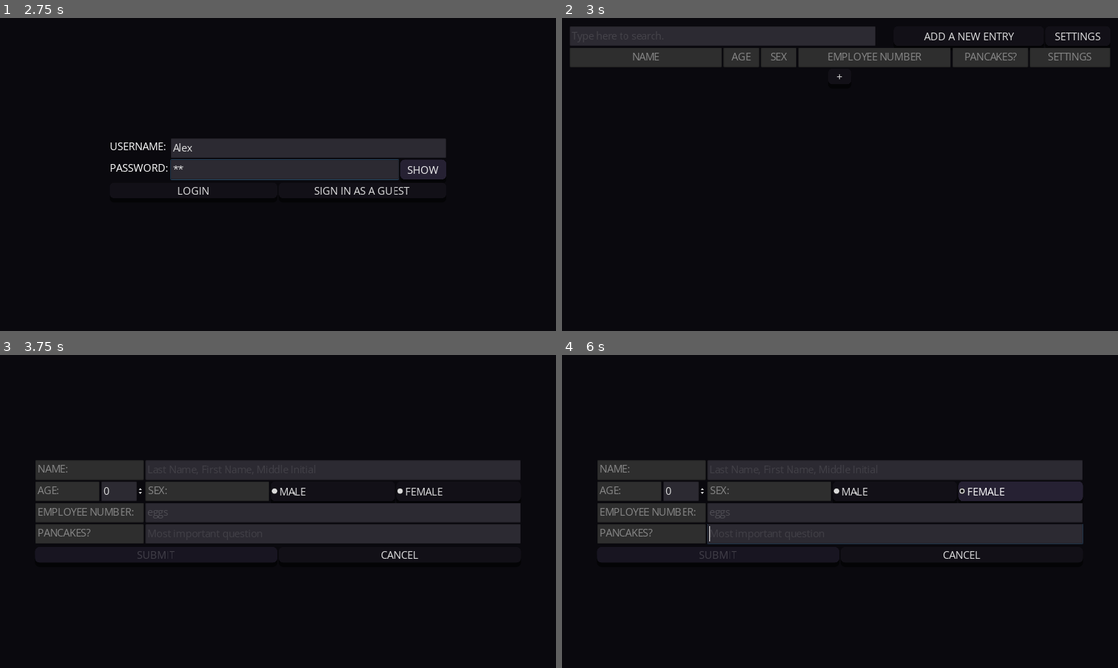
Above: before the commit, frames 1-4 (two rows, left to right).
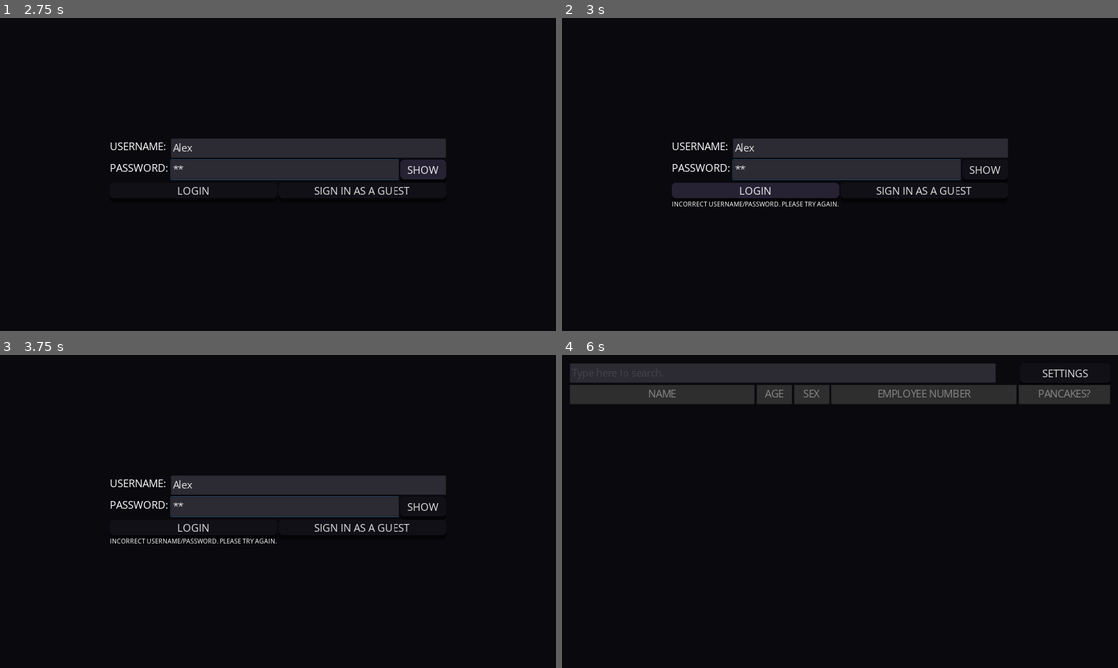
Above: after the commit, the same moments.

Repository: JerswinMendiola/mms149project
Game: Godot game, scene res://Main.tscn
The game is run twice, just before and just after one commit, with the same random seed, the same clock (stepped at 60 frames per second) and the same inputs.
Inputs (mouse positions are in pixels of both pictures, inside the frame that each line leads up to):
- Up to frame 1 (2.75 s): click (305, 149) at 0.52 s; type "Alex" at 0.6 s; click (283, 168) at 0.75 s; type "12" at 0.83 s; click "SHOW" at 1.25 s; click "HIDE" at 2 s
- Up to frame 2 (3 s): click "LOGIN" at 2.75 s
- Up to frame 3 (3.75 s): click (405, 373) at 3.5 s, where only the run before the commit has a clickable "ADD A NEW ENTRY"
- Up to frame 4 (6 s): click (895, 492) at 4.25 s, where only the run before the commit has a clickable "MALE"; click (1017, 492) at 5 s, where only the run before the commit has a clickable "FEMALE"; click (923, 527) at 5.75 s, where only the run after the commit has a clickable "SIGN IN AS A GUEST"

Frame 1 is identical in both runs. In frame 2, 17% of the frame differs, in the area x 1-99%, y 2-61%; in frame 3, 17%; in frame 4, 31%, in the area x 1-99%, y 2-66%.

Commit message:
Implemented Change Username/Password

Diff:
--- a/Godot Project Files/Login/Login.gd
+++ b/Godot Project Files/Login/Login.gd
@@ -1,22 +1,80 @@
 extends Button
 
+var saveFile = "user://data.save"
 var username
 var password
 
+var savedList = {}
+var accounts = {}
+var defaultAccounts = {
+	"admin": "password"
+}
+
+
+func _ready() -> void:
+	var file = File.new()
+	if file.file_exists(saveFile):
+		file.open(saveFile, File.READ)
+		savedList = file.get_var(true)
+		file.close()
+
 func _process(delta: float) -> void:
-	username = get_parent().get_parent().get_node("username/usernameField").text
-	password = get_parent().get_parent().get_node("password/passwordField").text
-	if username and password != "":
-		disabled = false
-		if Input.is_key_pressed(KEY_ENTER):
-			verify()
-	else:
-		disabled = true
+	if get_tree().current_scene.get_node("Login").visible == true:
+		username = get_parent().get_parent().get_node("username/usernameField").text
+		password = get_parent().get_parent().get_node("password/passwordField").text
+		if username and password != "":
+			disabled = false
+			if Input.is_key_pressed(KEY_ENTER):
+				verify()
+		else:
+			disabled = true
 
 func verify():
-	if not username == "admin" and not password == "password":
-		emit_signal("logged")
-		get_tree().current_scene.get_node("Login").visible = false
-		get_tree().current_scene.get_node("Main").visible = true
+	if savedList.size() != 0:
+		for savedUsername in savedList["accounts"].keys():
+			if savedUsername == username and savedList["accounts"][savedUsername] == password:
+				logIn()
+			else:
+				get_parent().get_parent().get_node("invalid").visible = true
 	else:
-		get_parent().get_node("invalid").visible = true
+		if username == "admin" and password == "password":
+			logIn()
+			var file = File.new()
+			file.open(saveFile, File.WRITE)
+			var newSave = {
+				"accounts": defaultAccounts,
+				"data":null
+			}
+			print(newSave)
+			savedList = newSave
+			file.store_var(newSave, true)
+			file.close()
+		else:
+			get_parent().get_parent().get_node("invalid").visible = true
+func logIn():
+	emit_signal("logged")
+	get_tree().current_scene.get_node("Login").visible = false
+	get_tree().current_scene.get_node("Main").visible = true
+
+
+func _on_Submit_changeUser(newUser) -> void:
+	savedList["accounts"][newUser] = savedList["accounts"][username]
+	savedList["accounts"].erase(username)
+	username = newUser
+	print(savedList)
+	var file = File.new()
+	if file.file_exists(saveFile):
+		file.open(saveFile, File.WRITE)
+		file.store_var(savedList, true)
+		file.close()
+
+func _on_Submit_changePass(newPass) -> void:
+	print(username)
+	savedList["accounts"][username] = newPass
+	password = newPass
+	print(savedList)
+	var file = File.new()
+	if file.file_exists(saveFile):
+		file.open(saveFile, File.WRITE)
+		file.store_var(savedList, true)
+		file.close()
--- a/Godot Project Files/Main.tscn
+++ b/Godot Project Files/Main.tscn
@@ -14,6 +14,11 @@
 [ext_resource path="res://Data/EditData.gd" type="Script" id=12]
 [ext_resource path="res://Login/Guest.gd" type="Script" id=13]
 [ext_resource path="res://Main/Search.gd" type="Script" id=14]
+[ext_resource path="res://Main/Settings.gd" type="Script" id=15]
+[ext_resource path="res://Main/Settings/Settings Background.gd" type="Script" id=16]
+[ext_resource path="res://Main/Settings/Hidechar.gd" type="Script" id=17]
+[ext_resource path="res://Main/Settings/ChangeUsername.gd" type="Script" id=18]
+[ext_resource path="res://Main/Settings/ChangePassword.gd" type="Script" id=19]
 
 [sub_resource type="DynamicFont" id=2]
 size = 15
@@ -21,10 +26,18 @@
 
 [sub_resource type="ButtonGroup" id=1]
 
+[sub_resource type="StyleBoxFlat" id=3]
+bg_color = Color( 0, 0, 0, 0.521569 )
+
+[sub_resource type="DynamicFont" id=4]
+size = 14
+font_data = ExtResource( 3 )
+
 [node name="Scene" type="Node2D"]
 script = ExtResource( 5 )
 
 [node name="Login" type="Control" parent="."]
+visible = false
 anchor_right = 1.0
 anchor_bottom = 1.0
 margin_right = 1280.0
@@ -163,7 +176,6 @@
 }
 
 [node name="Main" type="VBoxContainer" parent="."]
-visible = false
 margin_left = 18.0
 margin_top = 19.0
 margin_right = 1262.0
@@ -211,6 +223,7 @@
 size_flags_horizontal = 11
 size_flags_stretch_ratio = 0.43
 text = "SETTINGS"
+script = ExtResource( 15 )
 
 [node name="Categories" type="HBoxContainer" parent="Main"]
 margin_top = 48.0
@@ -354,7 +367,7 @@
 margin_bottom = 92.0
 
 [node name="AgeBox" type="LineEdit" parent="Data/Name/VBoxContainer/HBoxContainer"]
-margin_right = 172.0
+margin_right = 148.0
 margin_bottom = 44.0
 size_flags_horizontal = 3
 size_flags_stretch_ratio = 14.24
@@ -363,7 +376,7 @@
 editable = false
 
 [node name="Age Spin" type="SpinBox" parent="Data/Name/VBoxContainer/HBoxContainer"]
-margin_left = 176.0
+margin_left = 152.0
 margin_right = 250.0
 margin_bottom = 44.0
 size_flags_horizontal = 3
@@ -501,14 +514,301 @@
 [node name="SavingSystem" type="Node" parent="."]
 script = ExtResource( 10 )
 
+[node name="Settings" type="Node2D" parent="."]
+scale = Vector2( 0.5, 0.5 )
+
+[node name="Settings Background" type="Button" parent="Settings"]
+anchor_right = 1.0
+anchor_bottom = 1.0
+margin_right = 2560.0
+margin_bottom = 1440.0
+focus_mode = 0
+theme = ExtResource( 9 )
+custom_styles/hover = SubResource( 3 )
+custom_styles/pressed = SubResource( 3 )
+custom_styles/normal = SubResource( 3 )
+enabled_focus_mode = 0
+script = ExtResource( 16 )
+__meta__ = {
+"_edit_use_anchors_": false
+}
+
+[node name="Panel" type="Panel" parent="Settings/Settings Background"]
+anchor_right = 1.0
+anchor_bottom = 1.0
+margin_left = 974.0
+margin_top = 350.0
+margin_right = -974.0
+margin_bottom = -350.0
+__meta__ = {
+"_edit_use_anchors_": false
+}
+
+[node name="VBoxContainer" type="VBoxContainer" parent="Settings/Settings Background/Panel"]
+anchor_right = 1.0
+anchor_bottom = 1.0
+margin_left = 10.0
+margin_top = 10.0
+margin_right = -10.0
+margin_bottom = -10.0
+__meta__ = {
+"_edit_use_anchors_": false
+}
+
+[node name="RichTextLabel" type="RichTextLabel" parent="Settings/Settings Background/Panel/VBoxContainer"]
+margin_right = 592.0
+margin_bottom = 30.0
+size_flags_horizontal = 3
+size_flags_vertical = 3
+custom_fonts/normal_font = ExtResource( 1 )
+text = "SETTINGS"
+scroll_active = false
+__meta__ = {
+"_edit_use_anchors_": false
+}
+
+[node name="Change Username" type="VBoxContainer" parent="Settings/Settings Background/Panel/VBoxContainer"]
+margin_top = 34.0
+margin_right = 592.0
+margin_bottom = 356.0
+
+[node name="VBoxContainer2" type="VBoxContainer" parent="Settings/Settings Background/Panel/VBoxContainer/Change Username"]
+margin_right = 592.0
+margin_bottom = 92.0
+
+[node name="LineEdit" type="LineEdit" parent="Settings/Settings Background/Panel/VBoxContainer/Change Username/VBoxContainer2"]
+margin_right = 592.0
+margin_bottom = 44.0
+size_flags_horizontal = 3
+text = "ENTER OLD USERNAME:"
+editable = false
+
+[node name="old username field" type="LineEdit" parent="Settings/Settings Background/Panel/VBoxContainer/Change Username/VBoxContainer2"]
+margin_top = 48.0
+margin_right = 592.0
+margin_bottom = 92.0
+size_flags_horizontal = 3
+
+[node name="VBoxContainer3" type="VBoxContainer" parent="Settings/Settings Background/Panel/VBoxContainer/Change Username"]
+margin_top = 96.0
+margin_right = 592.0
+margin_bottom = 188.0
+
+[node name="LineEdit" type="LineEdit" parent="Settings/Settings Background/Panel/VBoxContainer/Change Username/VBoxContainer3"]
+margin_right = 592.0
+margin_bottom = 44.0
+size_flags_horizontal = 3
+text = "ENTER NEW USERNAME:"
+editable = false
+
+[node name="new username field" type="LineEdit" parent="Settings/Settings Background/Panel/VBoxContainer/Change Username/VBoxContainer3"]
+margin_top = 48.0
+margin_right = 592.0
+margin_bottom = 92.0
+size_flags_horizontal = 3
+
+[node name="VBoxContainer4" type="VBoxContainer" parent="Settings/Settings Background/Panel/VBoxContainer/Change Username"]
+margin_top = 192.0
+margin_right = 592.0
+margin_bottom = 284.0
+
+[node name="LineEdit" type="LineEdit" parent="Settings/Settings Background/Panel/VBoxContainer/Change Username/VBoxContainer4"]
+margin_right = 592.0
+margin_bottom = 44.0
+size_flags_horizontal = 3
+text = "CONFIRM NEW USERNAME:"
+editable = false
+
+[node name="confirm username field" type="LineEdit" parent="Settings/Settings Background/Panel/VBoxContainer/Change Username/VBoxContainer4"]
+margin_top = 48.0
+margin_right = 592.0
+margin_bottom = 92.0
+size_flags_horizontal = 3
+
+[node name="HBoxContainer" type="HBoxContainer" parent="Settings/Settings Background/Panel/VBoxContainer/Change Username"]
+margin_top = 288.0
+margin_right = 592.0
+margin_bottom = 322.0
+alignment = 2
+
+[node name="warning" type="RichTextLabel" parent="Settings/Settings Background/Panel/VBoxContainer/Change Username/HBoxContainer"]
+visible = false
+margin_right = 395.0
+margin_bottom = 34.0
+size_flags_horizontal = 3
+size_flags_vertical = 3
+custom_fonts/normal_font = SubResource( 4 )
+text = "INCORRECT INFORMATION, PLEASE TRY AGAIN."
+scroll_active = false
+__meta__ = {
+"_edit_use_anchors_": false
+}
+
+[node name="Submit" type="Button" parent="Settings/Settings Background/Panel/VBoxContainer/Change Username/HBoxContainer"]
+margin_left = 503.0
+margin_right = 592.0
+margin_bottom = 34.0
+text = "SUBMIT"
+script = ExtResource( 18 )
+
+[node name="Control" type="Control" parent="Settings/Settings Background/Panel/VBoxContainer"]
+margin_top = 360.0
+margin_right = 592.0
+margin_bottom = 390.0
+size_flags_vertical = 3
+
+[node name="Change Password" type="VBoxContainer" parent="Settings/Settings Background/Panel/VBoxContainer"]
+margin_top = 394.0
+margin_right = 592.0
+margin_bottom = 720.0
+
+[node name="VBoxContainer2" type="VBoxContainer" parent="Settings/Settings Background/Panel/VBoxContainer/Change Password"]
+margin_right = 592.0
+margin_bottom = 92.0
+
+[node name="LineEdit" type="LineEdit" parent="Settings/Settings Background/Panel/VBoxContainer/Change Password/VBoxContainer2"]
+margin_right = 592.0
+margin_bottom = 44.0
+size_flags_horizontal = 3
+text = "ENTER OLD PASSWORD:"
+editable = false
+
+[node name="HBoxContainer" type="HBoxContainer" parent="Settings/Settings Background/Panel/VBoxContainer/Change Password/VBoxContainer2"]
+margin_top = 48.0
+margin_right = 592.0
+margin_bottom = 92.0
+
+[node name="old password field" type="LineEdit" parent="Settings/Settings Background/Panel/VBoxContainer/Change Password/VBoxContainer2/HBoxContainer"]
+margin_right = 438.0
+margin_bottom = 44.0
+size_flags_horizontal = 3
+secret = true
+
+[node name="hide" type="Button" parent="Settings/Settings Background/Panel/VBoxContainer/Change Password/VBoxContainer2/HBoxContainer"]
+margin_left = 442.0
+margin_right = 592.0
+margin_bottom = 44.0
+size_flags_horizontal = 3
+size_flags_stretch_ratio = 0.34
+toggle_mode = true
+text = "SHOW"
+script = ExtResource( 17 )
+
+[node name="VBoxContainer3" type="VBoxContainer" parent="Settings/Settings Background/Panel/VBoxContainer/Change Password"]
+margin_top = 96.0
+margin_right = 592.0
+margin_bottom = 188.0
+
+[node name="LineEdit" type="LineEdit" parent="Settings/Settings Background/Panel/VBoxContainer/Change Password/VBoxContainer3"]
+margin_right = 592.0
+margin_bottom = 44.0
+size_flags_horizontal = 3
+text = "ENTER NEW PASSWORD:"
+editable = false
+
+[node name="HBoxContainer" type="HBoxContainer" parent="Settings/Settings Background/Panel/VBoxContainer/Change Password/VBoxContainer3"]
+margin_top = 48.0
+margin_right = 592.0
+margin_bottom = 92.0
+
+[node name="new password field" type="LineEdit" parent="Settings/Settings Background/Panel/VBoxContainer/Change Password/VBoxContainer3/HBoxContainer"]
+margin_right = 438.0
+margin_bottom = 44.0
+size_flags_horizontal = 3
+secret = true
+
+[node name="hide" type="Button" parent="Settings/Settings Background/Panel/VBoxContainer/Change Password/VBoxContainer3/HBoxContainer"]
+margin_left = 442.0
+margin_right = 592.0
+margin_bottom = 44.0
+size_flags_horizontal = 3
+size_flags_stretch_ratio = 0.34
+toggle_mode = true
+text = "SHOW"
+script = ExtResource( 17 )
+
+[node name="VBoxContainer4" type="VBoxContainer" parent="Settings/Settings Background/Panel/VBoxContainer/Change Password"]
+margin_top = 192.0
+margin_right = 592.0
+margin_bottom = 284.0
+
+[node name="LineEdit" type="LineEdit" parent="Settings/Settings Background/Panel/VBoxContainer/Change Password/VBoxContainer4"]
+margin_right = 592.0
+margin_bottom = 44.0
+size_flags_horizontal = 3
+text = "CONFIRM NEW PASSWORD:"
+editable = false
+
+[node name="HBoxContainer" type="HBoxContainer" parent="Settings/Settings Background/Panel/VBoxContainer/Change Password/VBoxContainer4"]
+margin_top = 48.0
+margin_right = 592.0
+margin_bottom = 92.0
+
+[node name="confirm password field" type="LineEdit" parent="Settings/Settings Background/Panel/VBoxContainer/Change Password/VBoxContainer4/HBoxContainer"]
+margin_right = 438.0
+margin_bottom = 44.0
+size_flags_horizontal = 3
+secret = true
+
+[node name="hide" type="Button" parent="Settings/Settings Background/Panel/VBoxContainer/Change Password/VBoxContainer4/HBoxContainer"]
+margin_left = 442.0
+margin_right = 592.0
+margin_bottom = 44.0
+size_flags_horizontal = 3
+size_flags_stretch_ratio = 0.34
+toggle_mode = true
+text = "SHOW"
+script = ExtResource( 17 )
+
+[node name="Control" type="Control" parent="Settings/Settings Background/Panel/VBoxContainer/Change Password"]
+margin_top = 288.0
+margin_right = 592.0
+margin_bottom = 288.0
+size_flags_vertical = 3
+
+[node name="HBoxContainer" type="HBoxContainer" parent="Settings/Settings Background/Panel/VBoxContainer/Change Password"]
+margin_top = 292.0
+margin_right = 592.0
+margin_bottom = 326.0
+alignment = 2
+
+[node name="warning" type="RichTextLabel" parent="Settings/Settings Background/Panel/VBoxContainer/Change Password/HBoxContainer"]
+visible = false
+margin_right = 395.0
+margin_bottom = 34.0
+size_flags_horizontal = 3
+size_flags_vertical = 3
+custom_fonts/normal_font = SubResource( 4 )
+text = "INCORRECT INFORMATION, PLEASE TRY AGAIN."
+scroll_active = false
+__meta__ = {
+"_edit_use_anchors_": false
+}
+
+[node name="Submit" type="Button" parent="Settings/Settings Background/Panel/VBoxContainer/Change Password/HBoxContainer"]
+margin_left = 503.0
+margin_right = 592.0
+margin_bottom = 34.0
+text = "SUBMIT"
+script = ExtResource( 19 )
+
 [connection signal="pressed" from="Login/VBoxContainer/password/showhide" to="Login/VBoxContainer/password/showhide" method="_on_Button_pressed"]
 [connection signal="pressed" from="Login/VBoxContainer/HBoxContainer/login" to="Login/VBoxContainer/HBoxContainer/login" method="verify"]
 [connection signal="pressed" from="Login/VBoxContainer/HBoxContainer/GUEST" to="Login/VBoxContainer/HBoxContainer/GUEST" method="guestSign"]
 [connection signal="pressed" from="Main/HBoxContainer2/Add" to="Main/HBoxContainer2/Add" method="entry"]
+[connection signal="pressed" from="Main/HBoxContainer2/Settings" to="Main/HBoxContainer2/Settings" method="openSettings"]
 [connection signal="pressed" from="Main/ScrollContainer/List/Add" to="Main/ScrollContainer/List/Add" method="entry"]
 [connection signal="pressed" from="Data/HBoxContainer/Submit Entry" to="Data/HBoxContainer/Submit Entry" method="submit"]
 [connection signal="save" from="Data/HBoxContainer/Submit Entry" to="SavingSystem" method="save"]
 [connection signal="pressed" from="Data/HBoxContainer/Cancel Entry" to="Data/HBoxContainer/Cancel Entry" method="cancel"]
 [connection signal="pressed" from="Confirm Window/VBoxContainer/HBoxContainer3/Yes" to="SavingSystem" method="save"]
+[connection signal="pressed" from="Settings/Settings Background" to="Settings/Settings Background" method="hideSettings"]
+[connection signal="changeUser" from="Settings/Settings Background/Panel/VBoxContainer/Change Username/HBoxContainer/Submit" to="Login/VBoxContainer/HBoxContainer/login" method="_on_Submit_changeUser"]
+[connection signal="pressed" from="Settings/Settings Background/Panel/VBoxContainer/Change Username/HBoxContainer/Submit" to="Settings/Settings Background/Panel/VBoxContainer/Change Username/HBoxContainer/Submit" method="changeUsername"]
+[connection signal="pressed" from="Settings/Settings Background/Panel/VBoxContainer/Change Password/VBoxContainer2/HBoxContainer/hide" to="Settings/Settings Background/Panel/VBoxContainer/Change Password/VBoxContainer2/HBoxContainer/hide" method="_on_hide_pressed"]
+[connection signal="pressed" from="Settings/Settings Background/Panel/VBoxContainer/Change Password/VBoxContainer3/HBoxContainer/hide" to="Settings/Settings Background/Panel/VBoxContainer/Change Password/VBoxContainer3/HBoxContainer/hide" method="_on_hide_pressed"]
+[connection signal="pressed" from="Settings/Settings Background/Panel/VBoxContainer/Change Password/VBoxContainer4/HBoxContainer/hide" to="Settings/Settings Background/Panel/VBoxContainer/Change Password/VBoxContainer4/HBoxContainer/hide" method="_on_hide_pressed"]
+[connection signal="changePass" from="Settings/Settings Background/Panel/VBoxContainer/Change Password/HBoxContainer/Submit" to="Login/VBoxContainer/HBoxContainer/login" method="_on_Submit_changePass"]
+[connection signal="pressed" from="Settings/Settings Background/Panel/VBoxContainer/Change Password/HBoxContainer/Submit" to="Settings/Settings Background/Panel/VBoxContainer/Change Password/HBoxContainer/Submit" method="changePassword"]
 
 [editable path="Confirm Window"]
--- /dev/null
+++ b/Godot Project Files/Main/Settings.gd
@@ -0,0 +1,4 @@
+extends Button
+
+func openSettings() -> void:
+	get_tree().current_scene.get_node("Settings").visible = true
--- /dev/null
+++ b/Godot Project Files/Main/Settings/ChangePassword.gd
@@ -0,0 +1,23 @@
+extends Button
+
+signal changePass
+
+func _process(delta: float) -> void:
+	if get_tree().current_scene.get_node("Settings/Settings Background/Panel/VBoxContainer/Change Password/VBoxContainer2/HBoxContainer/old password field").text != ""\
+	and get_tree().current_scene.get_node("Settings/Settings Background/Panel/VBoxContainer/Change Password/VBoxContainer3/HBoxContainer/new password field").text != ""\
+	and get_tree().current_scene.get_node("Settings/Settings Background/Panel/VBoxContainer/Change Password/VBoxContainer4/HBoxContainer/confirm password field").text != "":
+		disabled = false
+	else:
+		disabled = true
+
+func changePassword() -> void:
+	var loggedPass = get_tree().current_scene.get_node("Login/VBoxContainer/HBoxContainer/login").password
+	if get_tree().current_scene.get_node("Settings/Settings Background/Panel/VBoxContainer/Change Password/VBoxContainer2/HBoxContainer/old password field").text == loggedPass\
+	and get_tree().current_scene.get_node("Settings/Settings Background/Panel/VBoxContainer/Change Password/VBoxContainer3/HBoxContainer/new password field").text == get_tree().current_scene.get_node("Settings/Settings Background/Panel/VBoxContainer/Change Password/VBoxContainer4/HBoxContainer/confirm password field").text:
+		var newpassword = get_parent().get_parent().get_node("VBoxContainer4/HBoxContainer/confirm password field").text
+		emit_signal("changePass",newpassword)
+		get_tree().current_scene.get_node("Settings/Settings Background/Panel/VBoxContainer/Change Password/VBoxContainer2/HBoxContainer/old password field").text = ""
+		get_tree().current_scene.get_node("Settings/Settings Background/Panel/VBoxContainer/Change Password/VBoxContainer3/HBoxContainer/new password field").text = ""
+		get_tree().current_scene.get_node("Settings/Settings Background/Panel/VBoxContainer/Change Password/VBoxContainer4/HBoxContainer/confirm password field").text = ""
+	else:
+		get_parent().get_node("warning").visible = true
--- /dev/null
+++ b/Godot Project Files/Main/Settings/ChangeUsername.gd
@@ -0,0 +1,23 @@
+extends Button
+
+signal changeUser
+
+func _process(delta: float) -> void:
+	if get_parent().get_parent().get_node("VBoxContainer2/old username field").text != ""\
+	and get_parent().get_parent().get_node("VBoxContainer3/new username field").text != ""\
+	and get_parent().get_parent().get_node("VBoxContainer4/confirm username field").text != "":
+		disabled = false
+	else:
+		disabled = true
+
+func changeUsername() -> void:
+	var loggedUser = get_tree().current_scene.get_node("Login/VBoxContainer/HBoxContainer/login").username
+	if get_parent().get_parent().get_node("VBoxContainer2/old username field").text == loggedUser\
+	and get_parent().get_parent().get_node("VBoxContainer3/new username field").text == get_parent().get_parent().get_node("VBoxContainer4/confirm username field").text:
+		var newUsername = get_parent().get_parent().get_node("VBoxContainer4/confirm username field").text
+		emit_signal("changeUser",newUsername)
+		get_parent().get_parent().get_node("VBoxContainer2/old username field").text = ""
+		get_parent().get_parent().get_node("VBoxContainer3/new username field").text = ""
+		get_parent().get_parent().get_node("VBoxContainer4/confirm username field").text = ""
+	else:
+		get_parent().get_node("warning").visible = true
--- /dev/null
+++ b/Godot Project Files/Main/Settings/Hidechar.gd
@@ -0,0 +1,8 @@
+extends Button
+
+func _on_hide_pressed() -> void:
+	get_parent().get_child(0).secret = !pressed
+	if get_parent().get_child(0).secret:
+		text = "SHOW"
+	else:
+		text = "HIDE"
--- /dev/null
+++ b/Godot Project Files/Main/Settings/Settings Background.gd
@@ -0,0 +1,5 @@
+extends Button
+
+func hideSettings() -> void:
+	get_parent().visible = false
+	get_node("Panel/VBoxContainer/Change Username/HBoxContainer/warning").visible = false
--- a/Godot Project Files/SavingSystem.gd
+++ b/Godot Project Files/SavingSystem.gd
@@ -1,26 +1,33 @@
 extends Node
 
 var saveFile = "user://data.save"
+var accounts = {
+	"admin": "password"
+}
 
 func _ready() -> void:
 	var file = File.new()
 	if file.file_exists(saveFile):
 		file.open(saveFile, File.READ)
 		var savedList = file.get_var(true)
-		for i in savedList.values():
-			var listItem = load("res://Main/List Item.tscn").instance()
-			for x in i.size():
-				var item = listItem.get_child(x)
-				item.text = i[x]
+		if  savedList["data"] != null:
+			for i in savedList["data"].values():
+				var listItem = load("res://Main/List Item.tscn").instance()
+				for x in i.size():
+					var item = listItem.get_child(x)
+					item.text = i[x]
+				var list = get_parent().get_node("Main/ScrollContainer/List")
+				list.add_child(listItem)
 			var list = get_parent().get_node("Main/ScrollContainer/List")
-			list.add_child(listItem)
-		var list = get_parent().get_node("Main/ScrollContainer/List")
-		var button = get_parent().get_node("Main/ScrollContainer/List/Add")
-		list.move_child(button,list.get_child_count())
+			var button = get_parent().get_node("Main/ScrollContainer/List/Add")
+			list.move_child(button,list.get_child_count())
 		file.close()
 
 
 func save() -> void:
+	var file = File.new()
+	file.open(saveFile,File.READ_WRITE)
+	var currentDict = file.get_var(true)
 	var count := 1
 	var saveDict = {}
 	var info = []
@@ -33,8 +40,10 @@
 		if i is HBoxContainer:
 			saveDict[str(count)] = info
 			count += 1
-	var file = File.new()
-	file.open(saveFile,File.WRITE)
-	file.store_var(saveDict, true)
+	var dict = {
+		"data": saveDict,
+		"accounts": currentDict["accounts"]
+	}
+	print(dict)
+	file.store_var(dict, true)
 	file.close()
-	print(saveDict)
--- a/Godot Project Files/Start.gd
+++ b/Godot Project Files/Start.gd
@@ -4,3 +4,5 @@
 	get_node("Login").visible = true
 	get_node("Main").visible = false
 	get_node("Data").visible = false
+	get_node("Confirm Window").visible = false
+	get_node("Settings").visible = false
Not shown: 1 places in Godot Project Files/Main.tscn that only renumber resources
